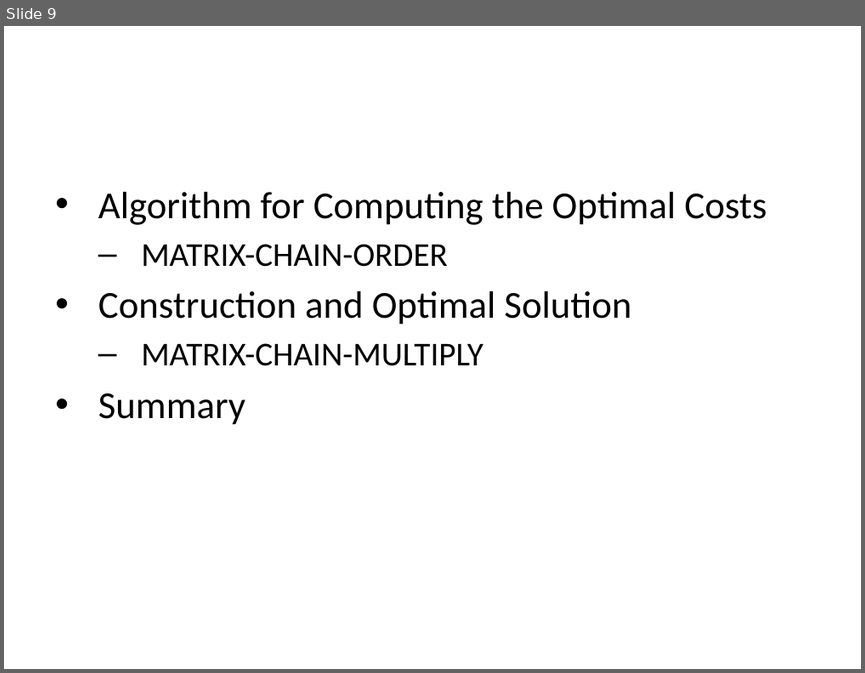
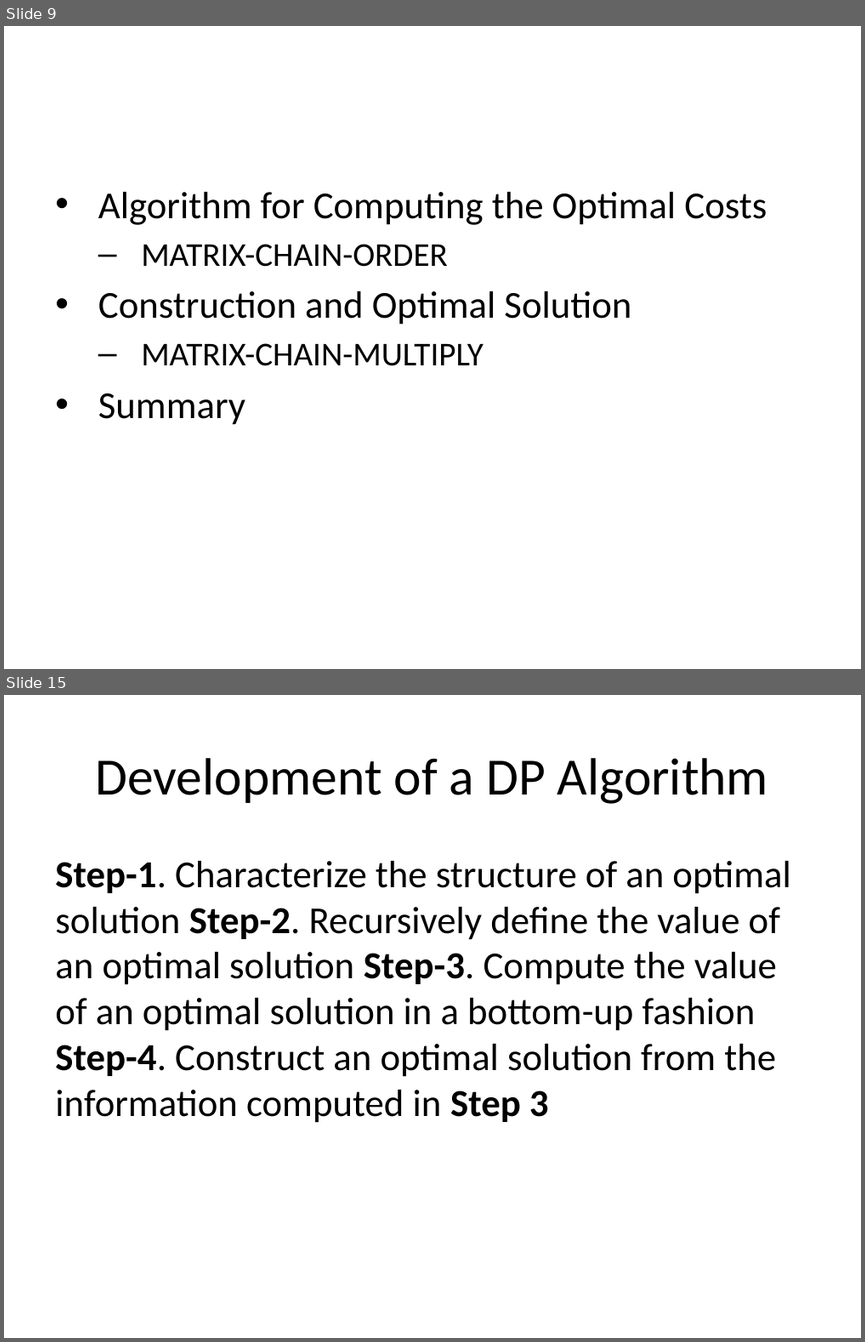
Before and after one commit to ucoruh/ce100-algorithms-and-programming-II, a slide deck: docs/week-5/ce100-week-5-dp.md_word.pptx. Shown one above the other, each under a label of ours: slide 9 before the commit, slides 9 and 15 after it; the slides between them are not shown. The pictures are 865x673 and 865x1342 pixels, drawn with LibreOffice and Linux fonts; fonts in the diff are those of the drawing. Boxes give left, top, right and bottom in pixels: in the first picture for what was removed or moved away, otherwise in the second. Text is boxed around its words. In the diff, an @@ line names an element or a change of style, - is before the commit and + after.

```diff
--- a/docs/week-5/ce100-week-5-dp.md_word.pptx
+++ b/docs/week-5/ce100-week-5-dp.md_word.pptx
@@ slide 15 added at box(4, 695, 861, 1338), background #FFFFFF @@
@@ title added at box(96, 758, 768, 804), 44 pt, text #000000 @@
+Development of a DP Algorithm
@@ text added at box(55, 861, 790, 1123), 32 pt, text #000000 @@
+Step-1. Characterize the structure of an optimal solution Step-2. Recursively define the value of an optimal solution Step-3. Compute the value of an optimal solution in a bottom-up fashion Step-4. Construct an optimal solution from the information computed in Step 3
```
Also in this commit, not shown: 39 other slides added, 22 other files.
